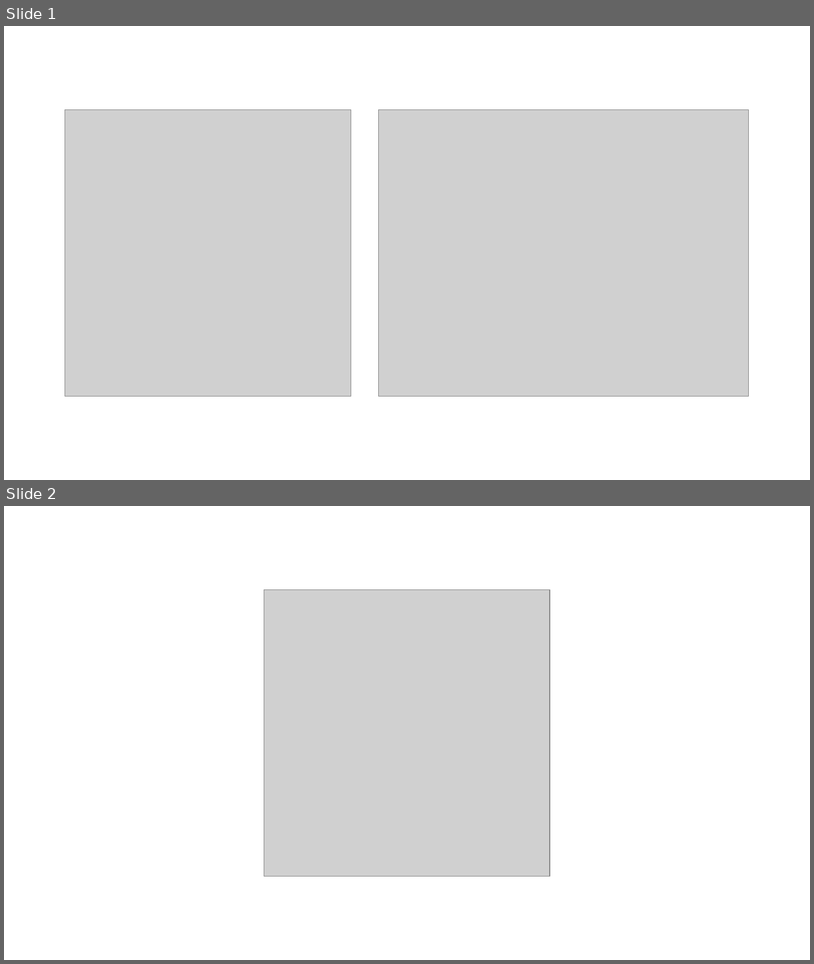
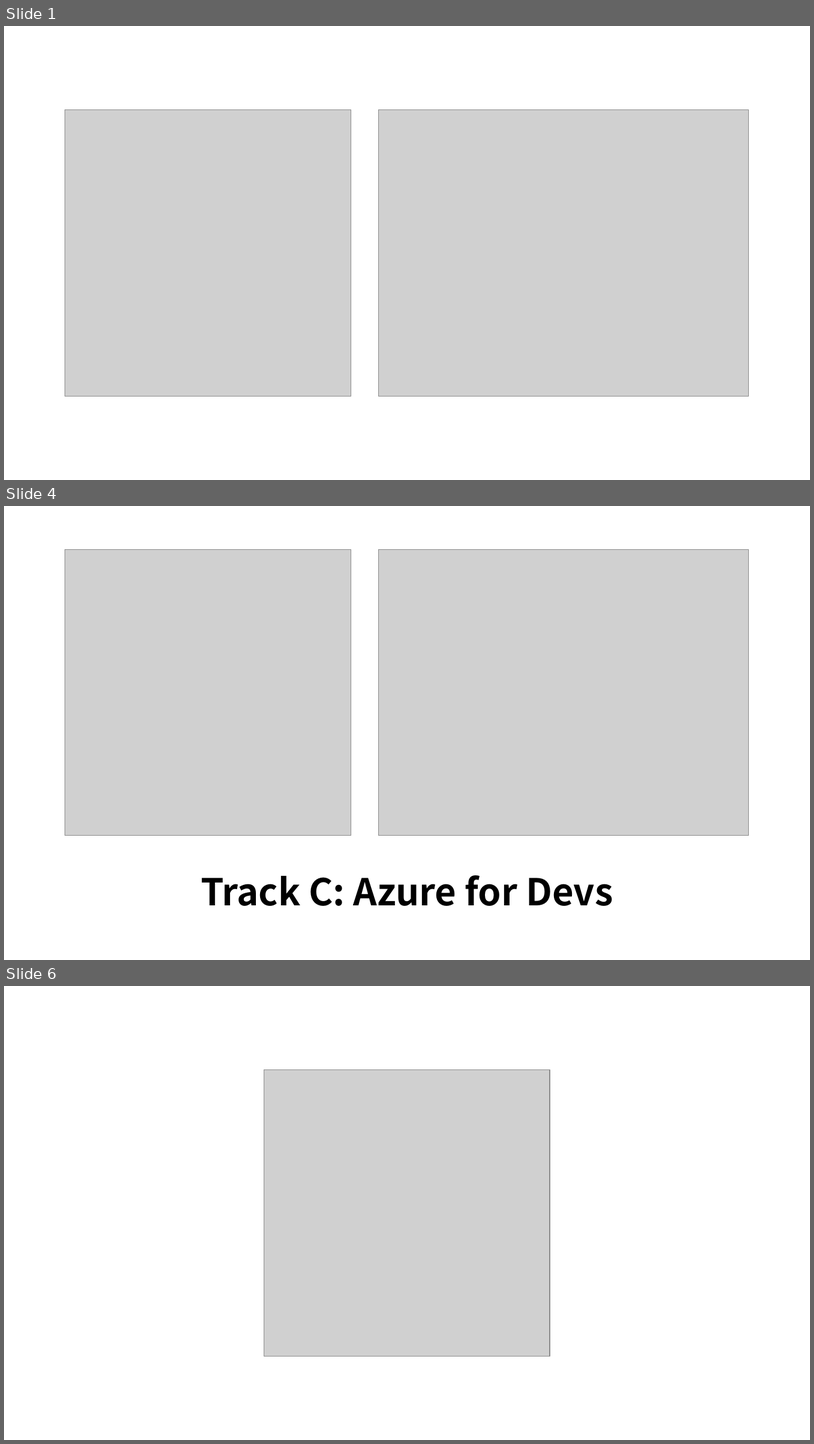
Before and after one commit to krazure/ga2021kr, a slide deck: media/ga2021kr-media.pptx. Shown one above the other, each under a label of ours: slides 1 and 2 before the commit, slides 1, 4 and 6 after it; the slides between them are not shown. The pictures are 814x964 and 814x1444 pixels, drawn with LibreOffice and Linux fonts; fonts in the diff are those of the drawing; grey boxes stand for pictures. Boxes give left, top, right and bottom in pixels: in the first picture for what was removed or moved away, otherwise in the second. Text is boxed around its words. In the diff, an @@ line names an element or a change of style, - is before the commit and + after.

```diff
--- a/media/ga2021kr-media.pptx
+++ b/media/ga2021kr-media.pptx
@@ slide 4 added at [4, 506, 810, 960], background #FFFFFF @@
@@ picture added at [65, 550, 351, 835] @@
@@ picture added at [378, 550, 749, 835] @@
@@ text added at [201, 875, 613, 906], 44 pt, text #000000, bold @@
+Track C: Azure for Devs
@@ what was slide 2 is now slide 6 @@
```
Also in this commit, not shown: 3 other slides added, 6 other files.
